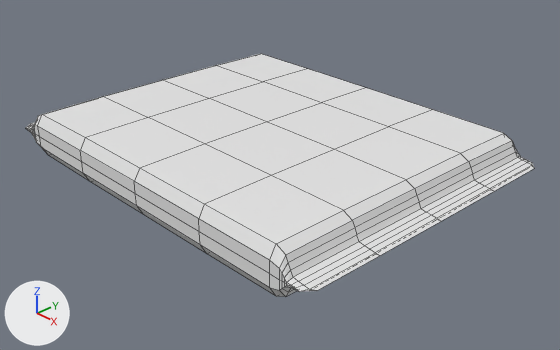
Before and after pictures for a commit that changed the Blender file ART/FBX MODELS/ramen.blend.
Before and after are seen from a 50 mm lens placed at (0.271, -0.246, 0.162), pointed at (0.01, 0.0, -0.014). Lighting does not change. The marker at lower left points along +X, +Y and +Z. Mesh edges are drawn as thin lines.
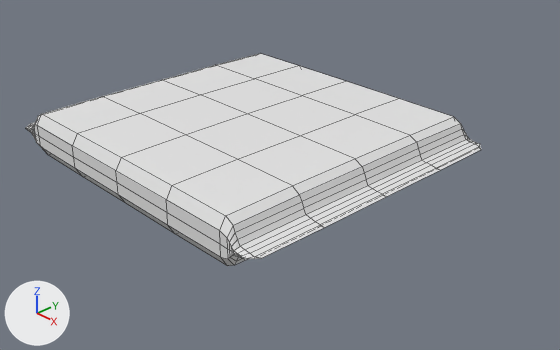
Location of each change, [x1, y1, x2, y2] in pixels of the pictures (560 x 350 px; the box of a moved part takes in the faces that stretch with it):
'Cube', reshaped (10% narrower, 13% shorter): before [26, 54, 534, 297]; after [26, 54, 481, 266]
part 1 of me_cube_001, moved or reshaped: before [38, 54, 534, 297]; after [37, 54, 481, 266]

The edits, one by one:
me_cube_001 has 20 vertices, 20 faces and spans x -0.11..0.11, y -0.11..0.11, z -0.11..0.11.
me_cube_001 is used by ob_cube; location (0.0, 0.0, 0.0); scale (1.0, 0.727, 0.114).
me_cube_001 part 1: all 10 vertices in x 0.093..0.11, y -0.11..0.11, z -0.11..0.11 are moved by (-0.03, 0.0, 0.0).
